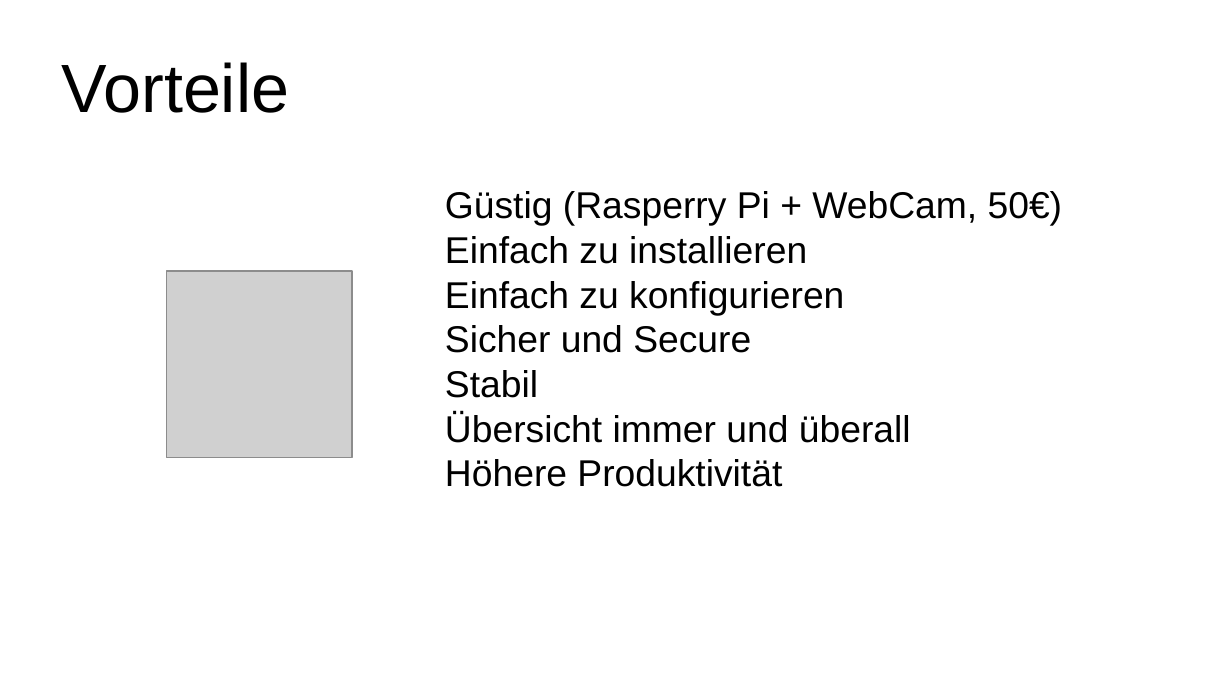
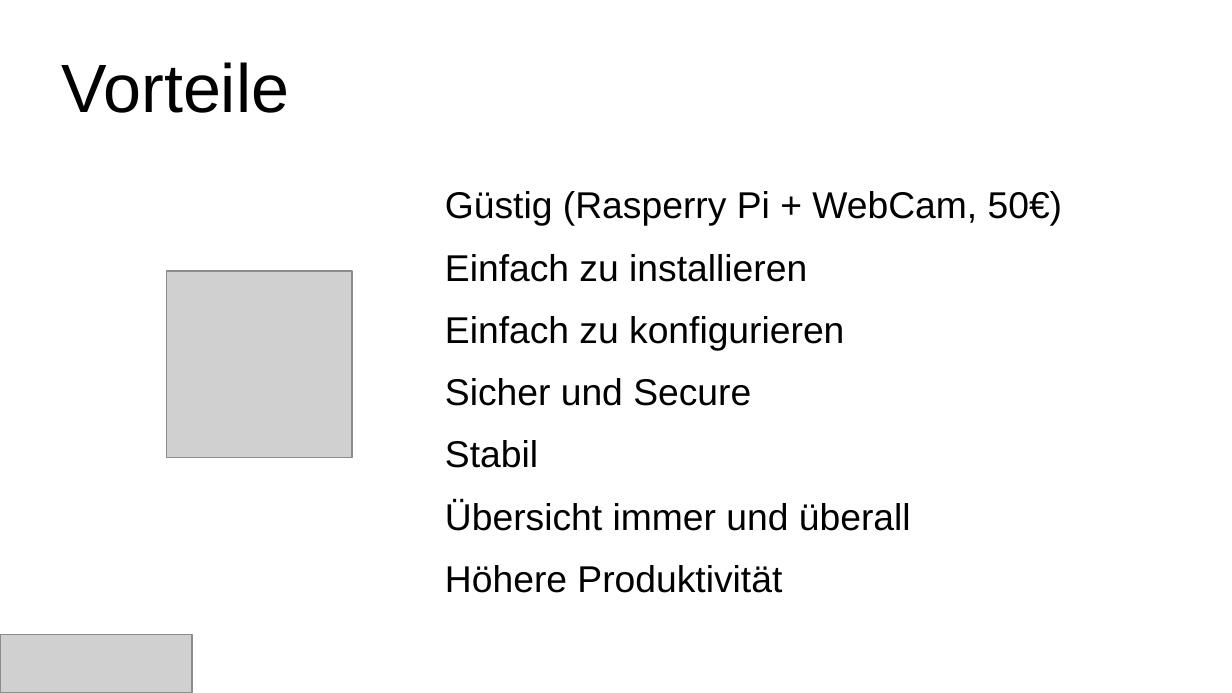
Before and after one commit to uloco/cyborg4, a slide deck: slide 7 of präsi.odp. Drawn at 1232x693 pixels with LibreOffice and Linux fonts; fonts in the diff are those of the drawing; grey boxes stand for pictures. Boxes give left, top, right and bottom in pixels: in the first picture for what was removed or moved away, otherwise in the second. Text is boxed around its words. In the diff, an @@ line names an element or a change of style, - is before the commit and + after.

```diff
--- a/präsi.odp
+++ b/präsi.odp
@@ text "Güstig (Rasperry Pi + WebCam, ..." at box(445, 191, 1063, 593): more space between paragraphs @@
@@ picture added at box(0, 635, 192, 693) @@
```
Also in this commit, not shown: 5 other slides changed, 4 other files.
